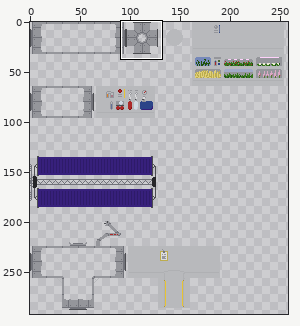
Two versions of one sprite sheet, android/assets/img/station.png. Above: a wide view before the commit, with the close-up outlined.
Close-up. As it was:
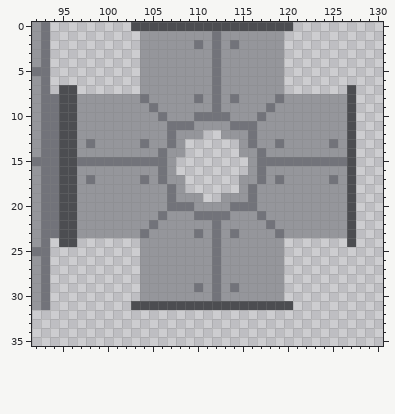
The file is 512x512 pixels. Colours within 5 levels of each other are drawn and written as one. Shown: x 92..130, y 0..35. The wide view leaves out empty margins. The commit also changed other parts of the picture, which this record leaves out.
After the commit:
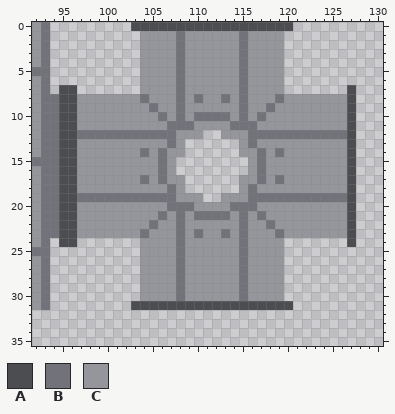
Palette (. is transparent): A #4c4d51  B #72737a  C #95969b
What changed:
{"y":1,"x":108,"old":"C","new":"B"}
{"y":1,"x":112,"old":"B","new":"C"}
{"y":1,"x":115,"old":"C","new":"B"}
{"y":2,"x":108,"old":"C","new":"B"}
{"y":2,"x":110,"old":"B","new":"C"}
{"y":2,"x":112,"old":"B","new":"C"}
{"y":2,"x":114,"old":"BC","new":"CB"}
{"y":3,"x":108,"old":"C","new":"B"}
{"y":3,"x":112,"old":"B","new":"C"}
{"y":3,"x":115,"old":"C","new":"B"}
{"y":4,"x":108,"old":"C","new":"B"}
{"y":4,"x":112,"old":"B","new":"C"}
{"y":4,"x":115,"old":"C","new":"B"}
{"y":5,"x":108,"old":"C","new":"B"}
{"y":5,"x":112,"old":"B","new":"C"}
{"y":5,"x":115,"old":"C","new":"B"}
{"y":6,"x":108,"old":"C","new":"B"}
{"y":6,"x":112,"old":"B","new":"C"}
{"y":6,"x":115,"old":"C","new":"B"}
{"y":7,"x":108,"old":"C","new":"B"}
{"y":7,"x":112,"old":"B","new":"C"}
{"y":7,"x":115,"old":"C","new":"B"}
{"y":8,"x":108,"old":"C","new":"B"}
{"y":8,"x":112,"old":"BCBC","new":"CBCB"}
{"y":9,"x":108,"old":"C","new":"B"}
{"y":9,"x":112,"old":"B","new":"C"}
{"y":9,"x":115,"old":"C","new":"B"}
{"y":10,"x":108,"old":"C","new":"B"}
{"y":10,"x":115,"old":"C","new":"B"}
{"y":12,"x":97,"old":"CCCCCCCCCC","new":"BBBBBBBBBB"}
{"y":12,"x":117,"old":"CCCCCCCCCC","new":"BBBBBBBBBB"}
{"y":13,"x":98,"old":"B","new":"C"}
{"y":13,"x":104,"old":"B","new":"C"}
{"y":13,"x":119,"old":"B","new":"C"}
{"y":13,"x":125,"old":"B","new":"C"}
{"y":14,"x":104,"old":"C","new":"B"}
{"y":14,"x":119,"old":"C","new":"B"}
{"y":15,"x":97,"old":"BBBBBBBBB","new":"CCCCCCCCC"}
{"y":15,"x":118,"old":"BBBBBBBBB","new":"CCCCCCCCC"}
{"y":17,"x":98,"old":"B","new":"C"}
{"y":17,"x":125,"old":"B","new":"C"}
{"y":19,"x":97,"old":"CCCCCCCCCC","new":"BBBBBBBBBB"}
{"y":19,"x":117,"old":"CCCCCCCCCC","new":"BBBBBBBBBB"}
{"y":21,"x":108,"old":"C","new":"B"}
{"y":21,"x":115,"old":"C","new":"B"}
{"y":22,"x":108,"old":"C","new":"B"}
{"y":22,"x":112,"old":"B","new":"C"}
{"y":22,"x":115,"old":"C","new":"B"}
{"y":23,"x":108,"old":"C","new":"B"}
{"y":23,"x":112,"old":"BCBC","new":"CBCB"}
{"y":24,"x":108,"old":"C","new":"B"}
{"y":24,"x":112,"old":"B","new":"C"}
{"y":24,"x":115,"old":"C","new":"B"}
{"y":25,"x":108,"old":"C","new":"B"}
{"y":25,"x":112,"old":"B","new":"C"}
{"y":25,"x":115,"old":"C","new":"B"}
{"y":26,"x":108,"old":"C","new":"B"}
{"y":26,"x":112,"old":"B","new":"C"}
{"y":26,"x":115,"old":"C","new":"B"}
{"y":27,"x":108,"old":"C","new":"B"}
{"y":27,"x":112,"old":"B","new":"C"}
{"y":27,"x":115,"old":"C","new":"B"}
{"y":28,"x":108,"old":"C","new":"B"}
{"y":28,"x":112,"old":"B","new":"C"}
{"y":28,"x":115,"old":"C","new":"B"}
{"y":29,"x":108,"old":"C","new":"B"}
{"y":29,"x":110,"old":"B","new":"C"}
{"y":29,"x":112,"old":"B","new":"C"}
{"y":29,"x":114,"old":"BC","new":"CB"}
{"y":30,"x":108,"old":"C","new":"B"}
{"y":30,"x":112,"old":"B","new":"C"}
{"y":30,"x":115,"old":"C","new":"B"}
